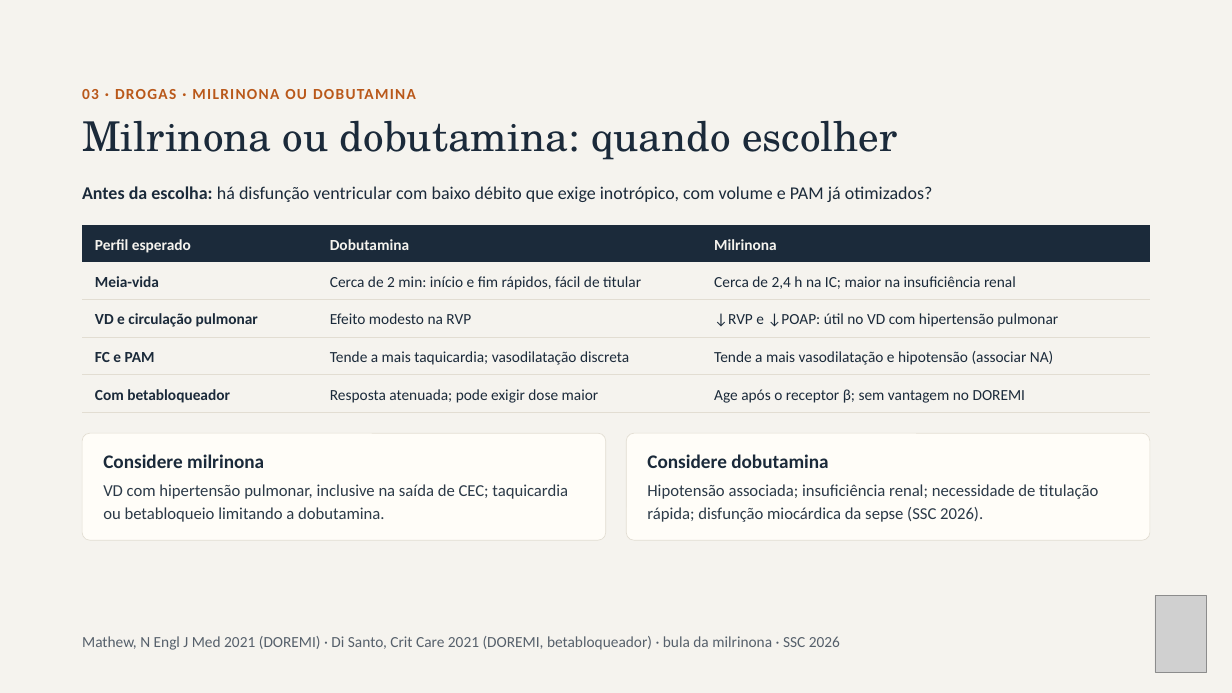
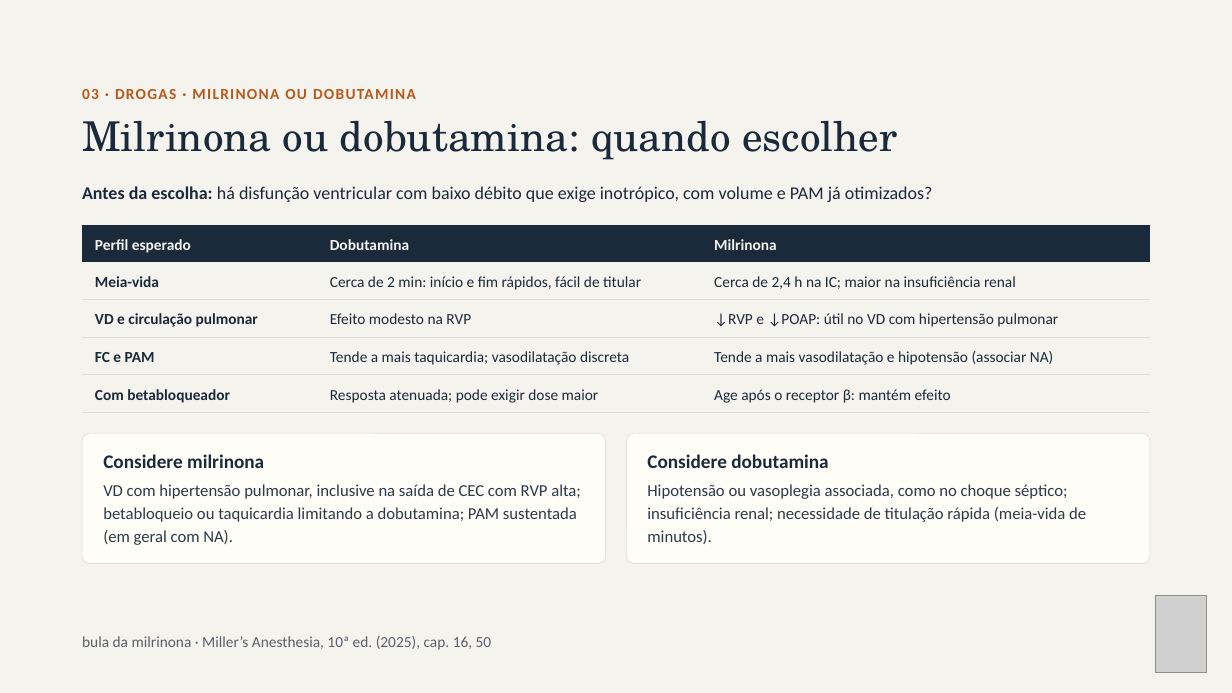
Before and after one commit to brunomoraesdubois-bit/Bruno, a slide deck: slide 10 of apresentacao/Aminas_Vasoativas.pptx. Drawn at 1232x693 pixels with LibreOffice and Linux fonts; fonts in the diff are those of the drawing; grey boxes stand for pictures. Boxes give left, top, right and bottom in pixels: in the first picture for what was removed or moved away, otherwise in the second. Text is boxed around its words. In the diff, an @@ line names an element or a change of style, - is before the commit and + after.

```diff
--- a/apresentacao/Aminas_Vasoativas.pptx
+++ b/apresentacao/Aminas_Vasoativas.pptx
@@ table at (82,226,1150,407) @@
-row 5, column 3: Age após o receptor β; sem vantagem no DOREMI
+row 5, column 3: Age após o receptor β: mantém efeito
@@ rounded rectangle: place and size @@
-rounded rectangle at (82,433,606,541)
+rounded rectangle at (82,433,606,564)
@@ rounded rectangle at (82,433,606,564): proportions changed @@
@@ rounded rectangle at (627,433,1151,564): proportions changed @@
@@ rounded rectangle: place and size @@
-rounded rectangle at (627,433,1151,541)
+rounded rectangle at (627,433,1151,564)
@@ text at (103,484,581,545): text changed @@
-VD com hipertensão pulmonar, inclusive na saída de CEC; taquicardia ou betabloqueio limitando a dobutamina.
+VD com hipertensão pulmonar, inclusive na saída de CEC com RVP alta; betabloqueio ou taquicardia limitando a dobutamina; PAM sustentada (em geral com NA).
@@ text at (647,484,1086,544): text changed @@
-Hipotensão associada; insuficiência renal; necessidade de titulação rápida; disfunção miocárdica da sepse (SSC 2026).
+Hipotensão ou vasoplegia associada, como no choque séptico; insuficiência renal; necessidade de titulação rápida (meia-vida de minutos).
@@ text at (82,636,492,650): text changed @@
-Mathew, N Engl J Med 2021 (DOREMI) · Di Santo, Crit Care 2021 (DOREMI, betabloqueador) · bula da milrinona · SSC 2026
+bula da milrinona · Miller’s Anesthesia, 10ª ed. (2025), cap. 16, 50
```
Also in this commit, not shown: 12 other slides changed, 2 slides removed, 23 other files.
